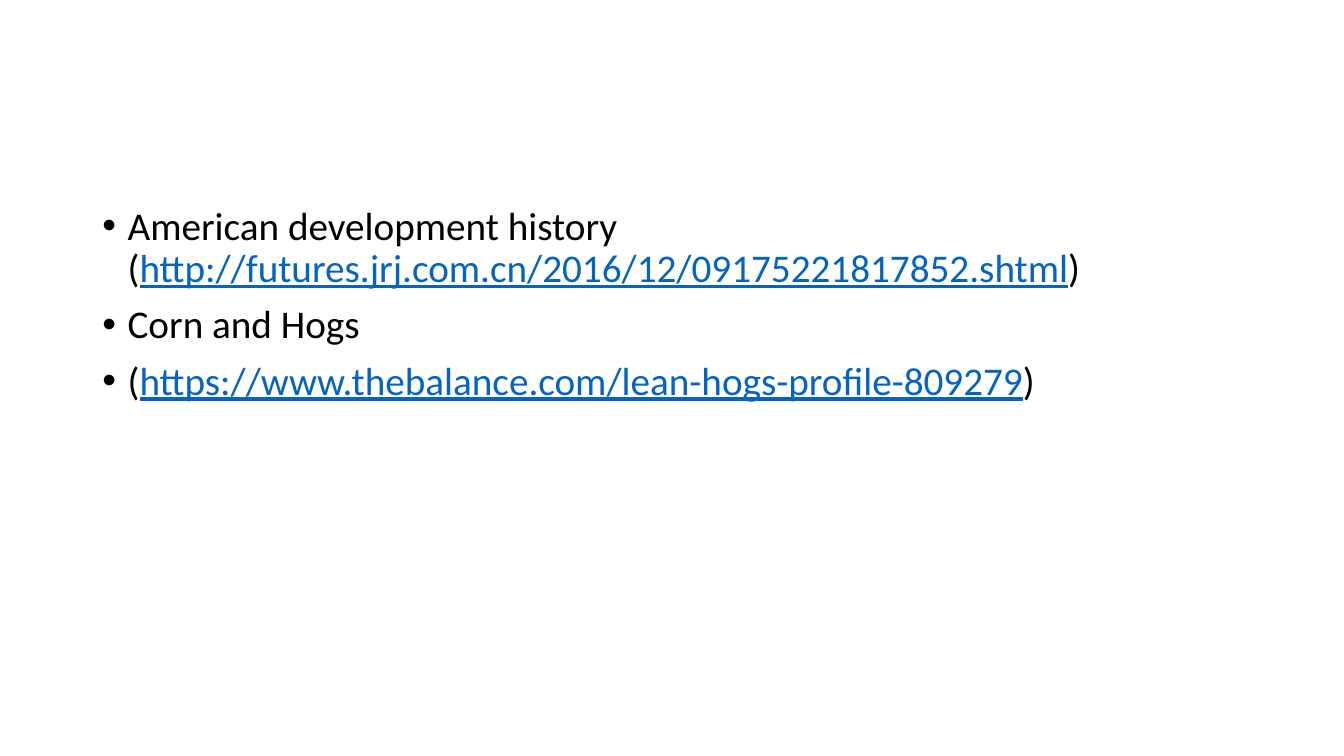
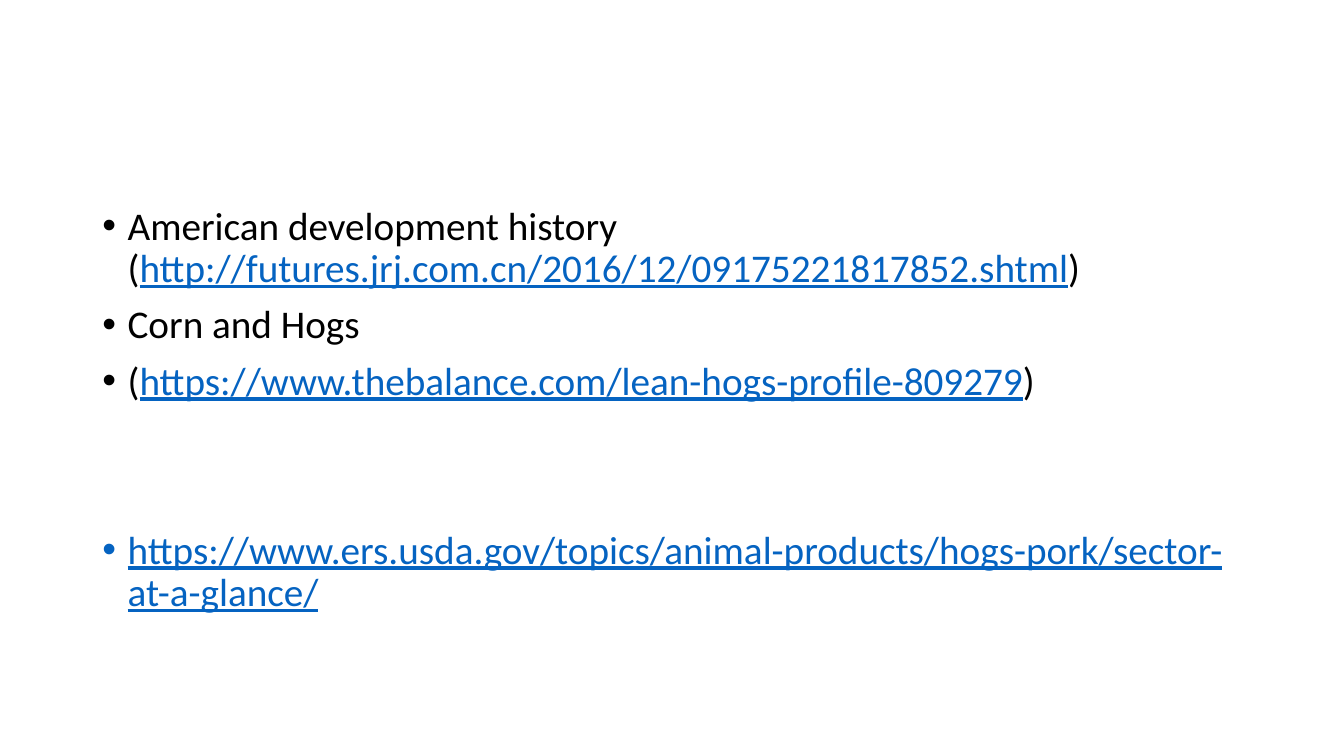
Before and after one commit to sdtcsyl/MFE-Paper, a slide deck: slide 5 of paper.pptx. Drawn at 1344x756 pixels with LibreOffice and Linux fonts; fonts in the diff are those of the drawing. Boxes give left, top, right and bottom in pixels: in the first picture for what was removed or moved away, otherwise in the second. Text is boxed around its words. In the diff, an @@ line names an element or a change of style, - is before the commit and + after.

```diff
--- a/paper.pptx
+++ b/paper.pptx
@@ text at bbox=[128, 536, 1223, 613]: paragraph added @@
+• https://www.ers.usda.gov/topics/animal-products/hogs-pork/sector-at-a-glance/
```
Also in this commit, not shown: 26 other files.
